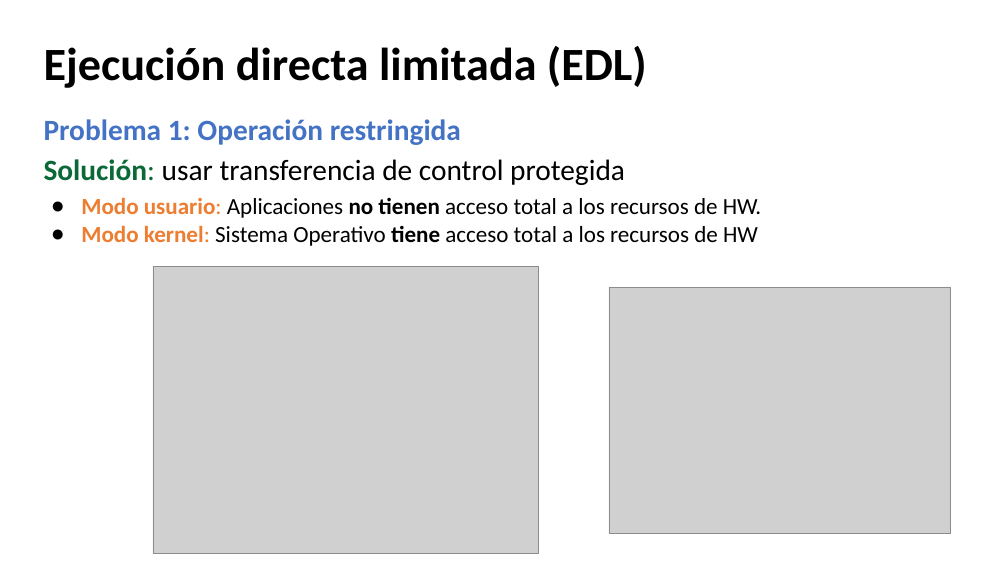
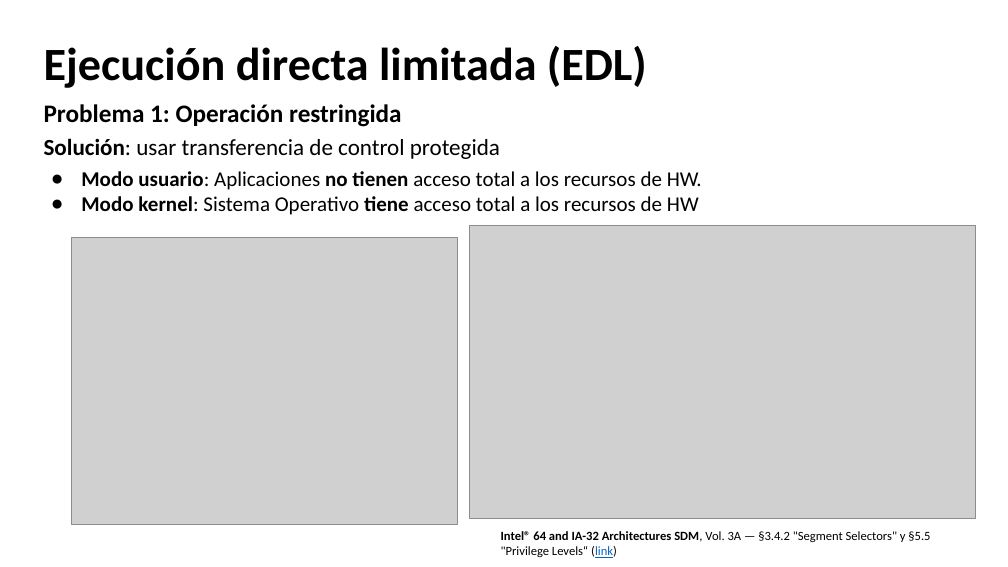
Before and after one commit to udea-so/apuntes_2026-2_SO-virtual, a slide deck: slide 17 of clase_04/SO_apuntes_clase4.pptx (slide 16 before the commit). Drawn at 1008x567 pixels with LibreOffice and Linux fonts; fonts in the diff are those of the drawing; grey boxes stand for pictures. Boxes give left, top, right and bottom in pixels: in the first picture for what was removed or moved away, otherwise in the second. Text is boxed around its words. In the diff, an @@ line names an element or a change of style, - is before the commit and + after.

```diff
--- a/clase_04/SO_apuntes_clase4.pptx
+++ b/clase_04/SO_apuntes_clase4.pptx
@@ text "Problema 1: Operación restringida": place and size @@
-text "Problema 1: Operación restringida" at bbox=[44, 119, 761, 246]
+text "Problema 1: Operación restringida" at bbox=[44, 104, 702, 215]
@@ text "Problema 1: Operación restringida" at bbox=[44, 104, 702, 215]: size 28 to 24 pt, text colour #4472C4 to #000000 in "Problema 1: Operación restringida"; size 28 to 22 pt in "Solución: usar transferencia de control protegida"; text colour #0B6937 to #000000 in "Solución:"; size 22 to 20 pt in "Modo usuario: Aplicaciones no tienen acceso total ...", "Modo kernel: Sistema Operativo tiene acceso total ..."; text colour #ED7D31 to #000000 in "Modo usuario:", "Modo kernel:" @@
@@ picture: place and size @@
-picture at bbox=[153, 267, 538, 554]
+picture at bbox=[72, 237, 457, 524]
@@ picture: place and size @@
-picture at bbox=[609, 287, 950, 533]
+picture at bbox=[470, 225, 976, 518]
@@ text added at bbox=[501, 531, 930, 558], 12 pt, text #000000 @@
+Intel® 64 and IA-32 Architectures SDM, Vol. 3A — §3.4.2 "Segment Selectors" y §5.5 "Privilege Levels“ (link)
```
Also in this commit, not shown: 31 other slides changed, 10 slides added, 1 slide removed, 5 other files.
